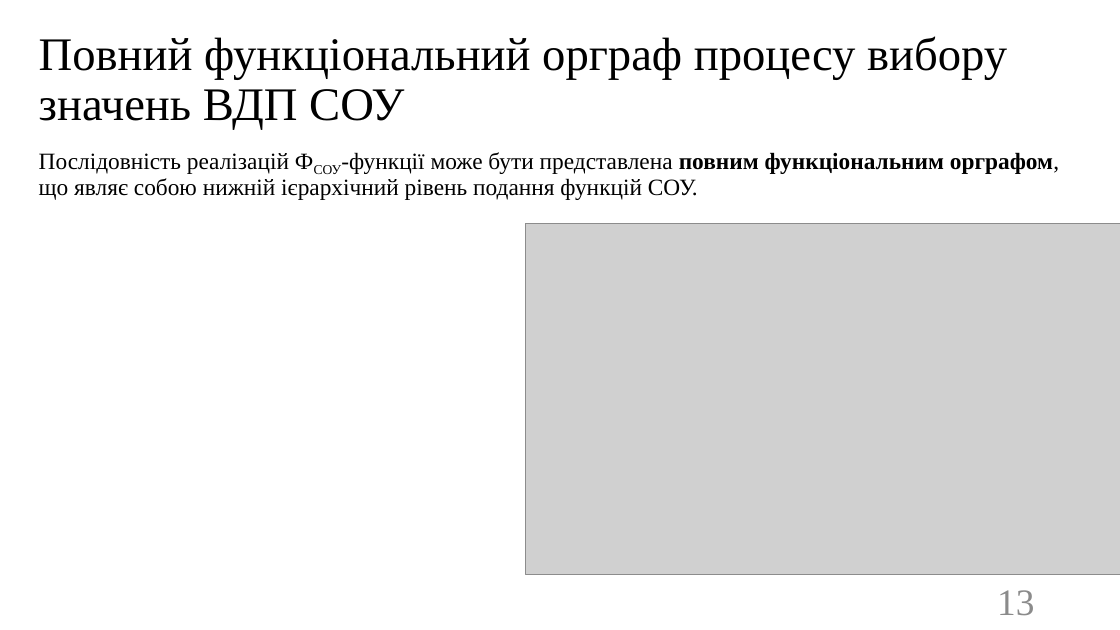
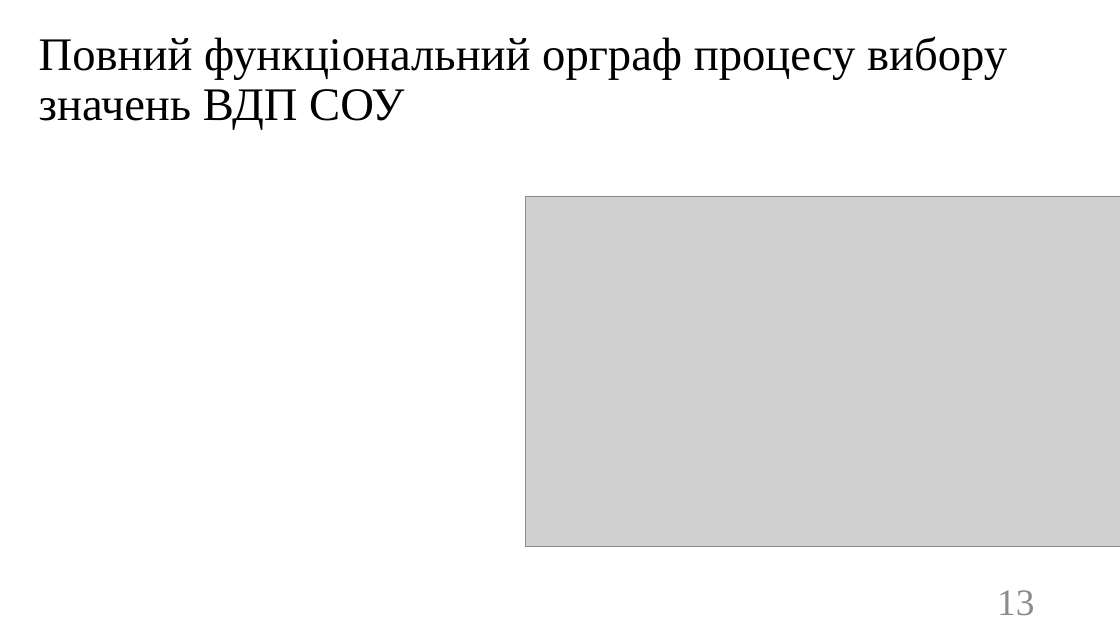
Before and after one commit to SPS-ik/diss, a slide deck: slide 13 of !pres.pptx. Drawn at 1120x630 pixels with LibreOffice and Linux fonts; fonts in the diff are those of the drawing; grey boxes stand for pictures. Boxes give left, top, right and bottom in pixels: in the first picture for what was removed or moved away, otherwise in the second. Text is boxed around its words. In the diff, an @@ line names an element or a change of style, - is before the commit and + after.

```diff
--- a/!pres.pptx
+++ b/!pres.pptx
@@ text removed at (39, 152, 1059, 200) @@
-Послідовність реалізацій ФСОУ-функції може бути представлена повним функціональним орграфом, що являє собою нижній ієрархічний рівень подання функцій СОУ.
@@ picture: place and size @@
-picture at (525, 223, 1120, 574)
+picture at (525, 196, 1120, 546)
```
Also in this commit, not shown: 11 other slides changed, 2 slides added, 2 slides removed, 5 other files.
